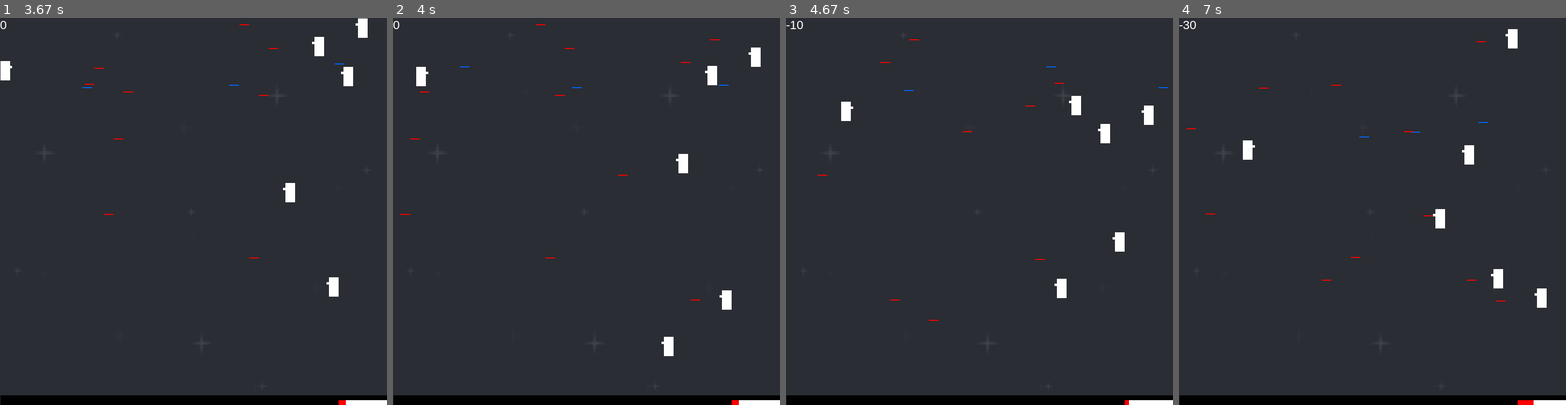
Above: before the commit, frames 1-4 (left to right).
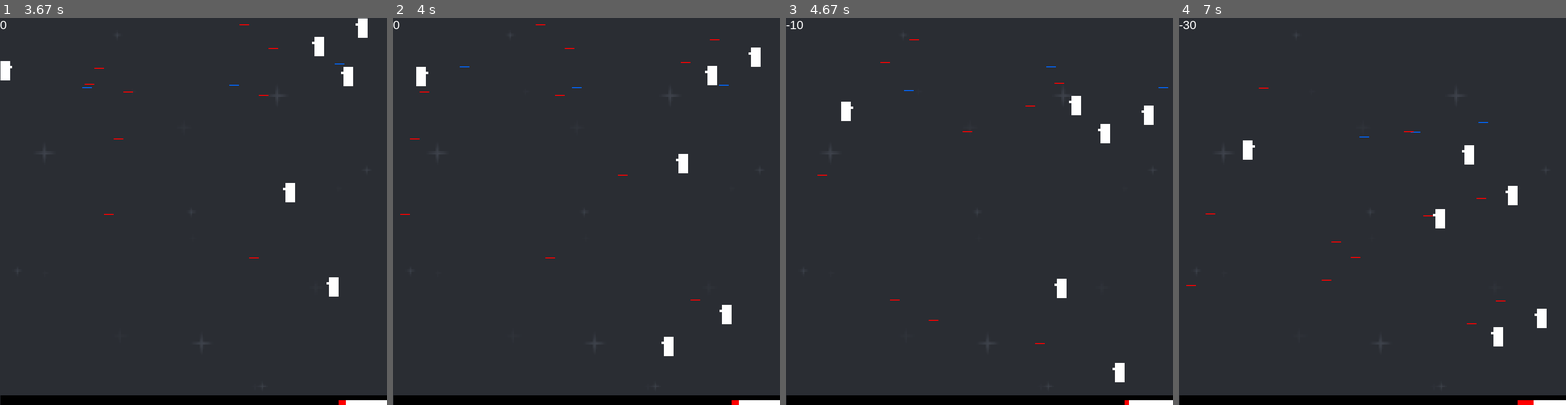
Above: after the commit, the same moments.

Repository: zwang20/SimpleShooter
Game: pygame game, started from project_ss.py
The game is run twice, just before and just after one commit, with the same random seed, the same clock (stepped at 60 frames per second) and the same inputs.
Inputs:
- Up to frame 1 (3.67 s): tap Space at 0.33, 1.23, 1.57, 1.87, 2.07, 2.37, 2.63, 2.97, 3.27, 3.4 s; hold D 0.67-1.13 s; hold W 1.17-1.47 s; hold D 1.5-1.97 s; hold A 2-2.53 s; hold S 2.57-2.87 s; hold A 2.9-3.3 s; hold W from 3.33 s (still down)
- Up to frame 2 (4 s): release W at 3.7 s; hold D from 3.73 s (still down); tap Space at 3.8 s
- Up to frame 3 (4.67 s): tap Space at 4.1, 4.47 s; release D at 4.37 s; hold S from 4.4 s (still down)
- Up to frame 4 (7 s): release S at 4.77 s; hold A 4.8-5.27 s; tap Space at 4.87, 5.17, 5.37, 5.67, 5.87, 6.2, 6.5, 6.7 s; hold D 5.3-5.77 s; hold W 5.8-6.1 s; hold D 6.13-6.6 s; hold A from 6.63 s (still down)

Frame 1 is identical in both runs. In frame 2, 0.2% of the frame differs, in the area x 84-88%, y 70-80%; in frame 3, 0.3%; in frame 4, 0.8%, in the area x 1-95%, y 2-85%.

Commit message:
movement bug

Diff:
--- a/project_ss.py
+++ b/project_ss.py
@@ -179,7 +179,7 @@
     def display(self):
         if self.cooldown > 0:
             self.cooldown -= 1
-        if self.y < 560:
+        if self.y < display_height - ground_height - Player.height:
             self.y += 1
         sge_rect(game_display, self.x, self.y, Player.width, Player.height, white)
         sge_rect(game_display, self.x + Player.width, self.y + 10, 5, 5, white)
@@ -223,7 +223,7 @@
         self.y += self.speed if self.dir == "down" else -self.speed
         if self.y < self.speed:
             self.dir = "down"
-        elif self.y > 580 - self.speed:
+        elif self.y > display_height - ground_height - Enemy.height - self.speed:
             self.dir = "up"
 
     def fire(self):
